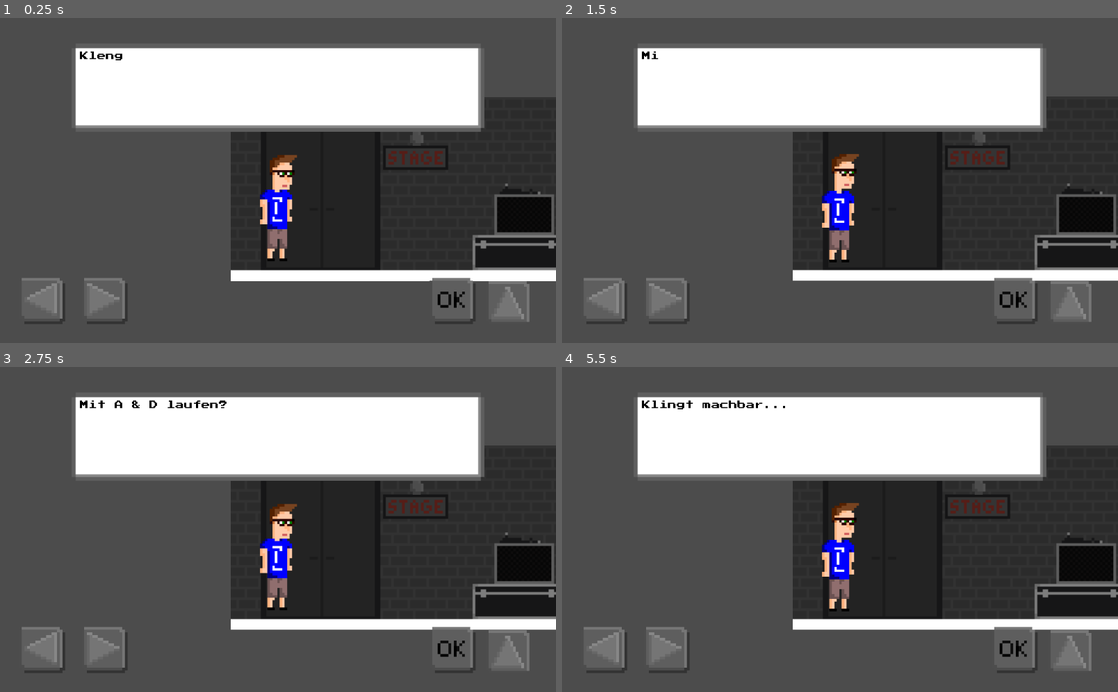
Above: before the commit, frames 1-4 (two rows, left to right).
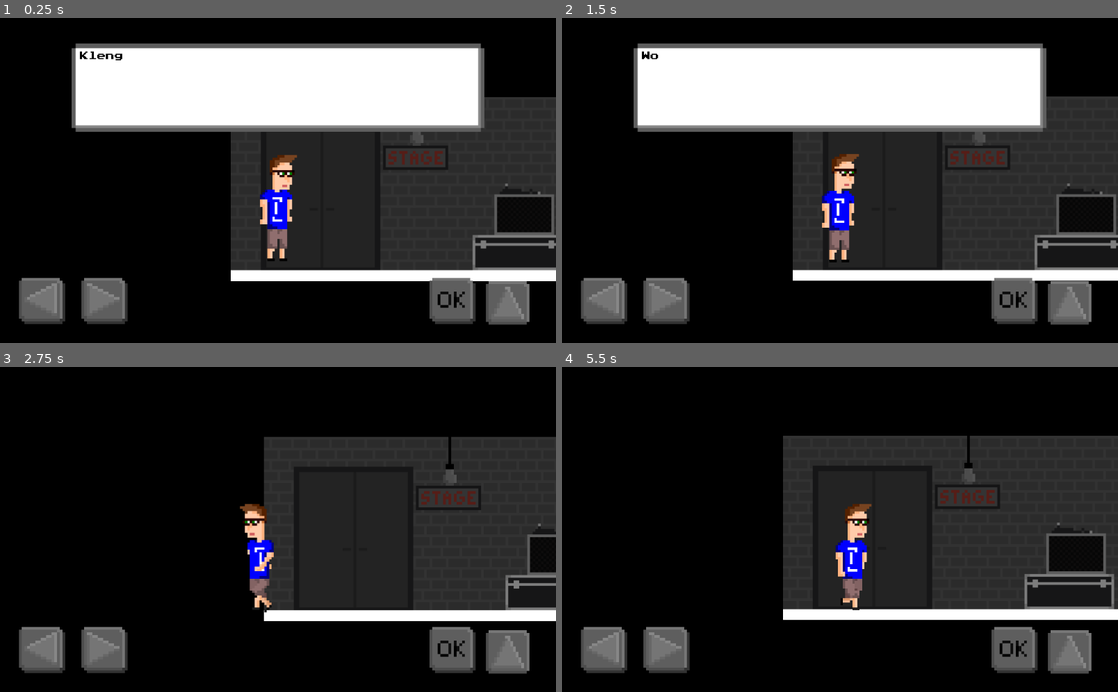
Above: after the commit, the same moments.

Repository: klenganthegame/KlenganTheGame
Game: Godot game, scene res://level/1/Level1.tscn
Two runs of this game, one before a commit and one after it. Both use one fixed random seed, a clock stepped at 60 frames per second and the inputs below.
Inputs:
- Up to frame 1 (0.25 s): no input
- Up to frame 2 (1.5 s): tap Enter at 0.5 s; hold E (accept) 0.53-1.28 s; hold D (walk_right) from 0.53 s (still down); tap Space (jump) at 0.77 s; tap E (accept) at 1.35 s
- Up to frame 3 (2.75 s): tap Space (jump) at 1.52 s; tap E (accept) at 2 s; release D (walk_right) at 2.03 s; hold A (walk_left) from 2.03 s (still down); hold E (accept) from 2.03 s (still down)
- Up to frame 4 (5.5 s): release A (walk_left) at 2.78 s; release E (accept) at 2.78 s; hold D (walk_right) 2.78-4.28 s; tap E (accept) at 2.85, 4.35 s; tap Space (jump) at 3.02, 3.77, 4.52 s; hold E (accept) 3.53-4.28 s; hold A (walk_left) 4.28-5.03 s; hold D (walk_right) from 5.03 s (still down); hold E (accept) from 5.03 s (still down)

The runs differ from the first frame. In frame 1, 47% of the frame differs, in the area x 0-100%, y 0-100%; in frame 2, 47%; in frame 3, 76%; in frame 4, 75%.

Commit message:
updated projectettings and startdialogue (it was way tooo long)

Diff:
--- a/level/1/Level1.gd
+++ b/level/1/Level1.gd
@@ -1,13 +1,6 @@
 extends Node2D
 
 func _ready():
-	$Klengan.talk(["Klengan: Okay... Also E oder Enter drücken, um zu bestätigen...",
-	"Mit A & D laufen?",
-	"Und mit W oder SPACE springen?",
-	"Klingt machbar...",
-	"...",
-	"*Telefon klingelt*",
-	"Klengan: Hallo?",
-	"Der Haider: Du kannst auch deinen Controller verwenden.",
-	"A zum Springen und X um zu Interagieren"])
+	$Klengan.talk(["Klengan: Okay... ",
+	"Wo bin ich?"])
 	pass
--- a/project.godot
+++ b/project.godot
@@ -13,9 +13,15 @@
 "class": "DialogueBox",
 "language": "GDScript",
 "path": "res://addons/adbox/DialogueBox.gd"
+}, {
+"base": "Node2D",
+"class": "InteractableObject",
+"language": "GDScript",
+"path": "res://objects/mechanics/Interactable.gd"
 } ]
 _global_script_class_icons={
-"DialogueBox": "res://addons/adbox/icon.png"
+"DialogueBox": "res://addons/adbox/icon.png",
+"InteractableObject": ""
 }
 
 [application]
@@ -67,4 +73,5 @@
 
 vram_compression/import_etc=true
 vram_compression/import_etc2=false
+environment/default_clear_color=Color( 0, 0, 0, 1 )
 environment/default_environment="res://default_env.tres"
